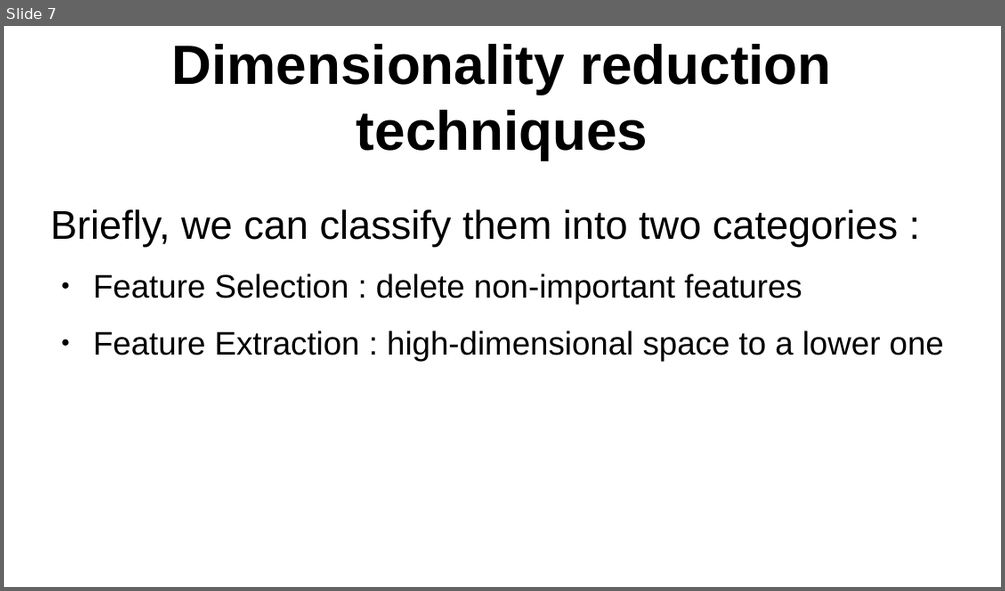
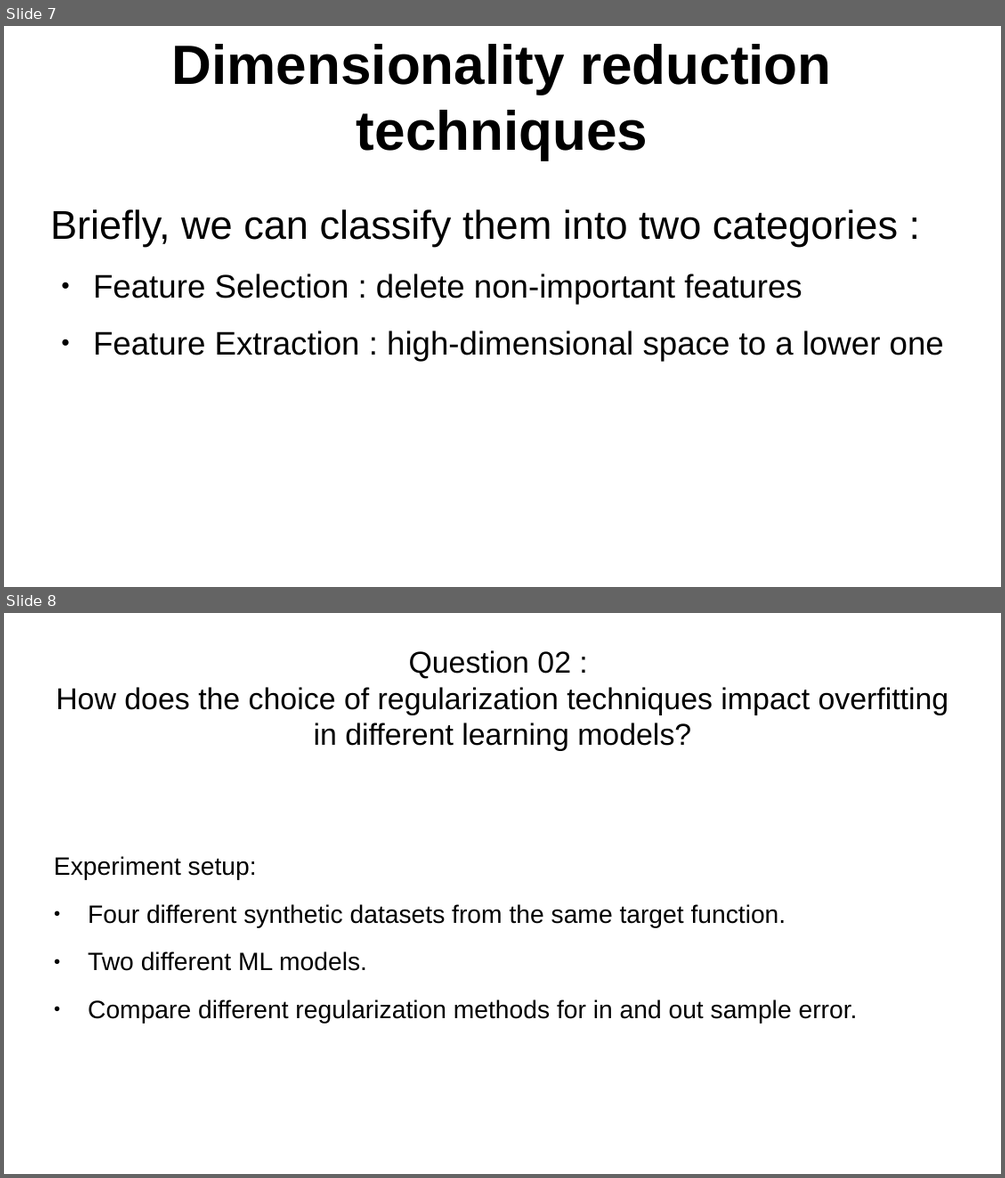
Before and after one commit to whalit/SFML-Project, a slide deck: presentation_Project.odp. Shown one above the other, each under a label of ours: slide 7 before the commit, slides 7 and 8 after it. The pictures are 1005x591 and 1005x1178 pixels, drawn with LibreOffice and Linux fonts; fonts in the diff are those of the drawing. Boxes give left, top, right and bottom in pixels: in the first picture for what was removed or moved away, otherwise in the second. Text is boxed around its words. In the diff, an @@ line names an element or a change of style, - is before the commit and + after.

Commit message:
Update presentation.

```diff
--- a/presentation_Project.odp
+++ b/presentation_Project.odp
@@ slide 8 added at box(4, 613, 1001, 1174), background #FFFFFF @@
@@ title added at box(56, 650, 949, 751), 24 pt, text #000000 @@
+Question 02 :
+How does the choice of regularization techniques impact overfitting in different learning models?
@@ text added at box(54, 856, 858, 1023), 20 pt, text #000000 @@
+Experiment setup:
+● Four different synthetic datasets from the same target function.
+● Two different ML models.
+● Compare different regularization methods for in and out sample error.
```
Also in this commit, not shown: 4 other slides added.
